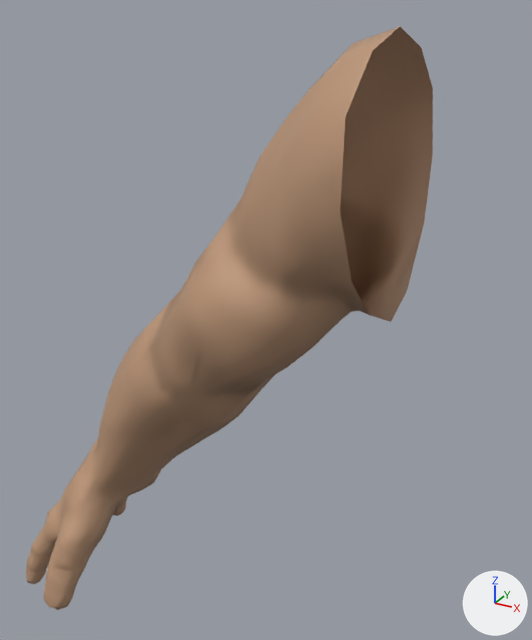
The Blender file Bodies/Human/Males/Strong/Body_Human_Male_Strong_ArmRight.blend, before and after one commit.
Rendered twice from a 50 mm camera at (-0.035, -0.572, 1.553) aimed at (-0.38, 0.055, 1.24). Lighting does not change. The marker at lower right points along +X, +Y and +Z. The first picture is the older version. The same objects are shown in both versions, whatever each file hides.

The first picture shows 'Body_Human_Male_Strong_ArmRight'.
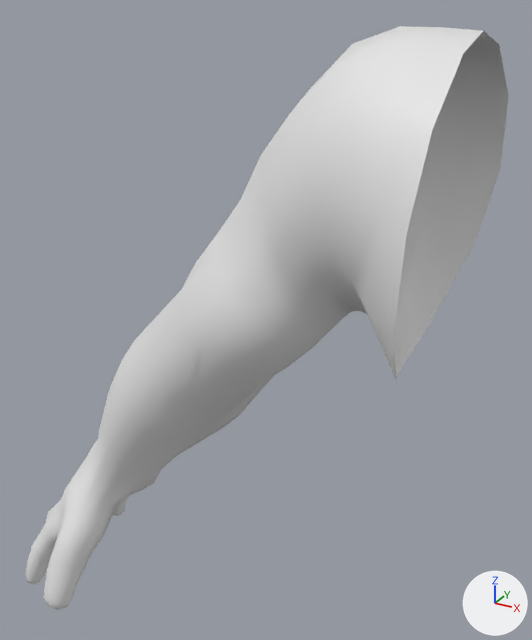
What differs and where, as boxes (x1, y1, x2, y2) in the pictures (532 x 640 px):
'Body_Human_Male_Strong_ArmRight', reshaped (19% wider): before (26, 27, 433, 610); after (26, 26, 509, 610)
part 1 of me_body_human_male_strong_armright, added: after (340, 26, 509, 381)
part 2 of me_body_human_male_strong_armright, recoloured (beige to white): (26, 27, 433, 610) in both

Patch to the scene script:
```diff
--- a/Bodies/Human/Males/Strong/Body_Human_Male_Strong_ArmRight.blend.py
+++ b/Bodies/Human/Males/Strong/Body_Human_Male_Strong_ArmRight.blend.py
@@ me_body_human_male_strong_armright @@
 # used by ob_body_human_male_strong_armright; location = (0.0, 0.0, 0.0)
-me_body_human_male_strong_armright.from_pydata(...)  # 741 vertices, 766 faces; spans x -0.683..-0.227, y -0.111..0.112, z 0.829..1.532
+me_body_human_male_strong_armright.from_pydata(...)  # 765 vertices, 790 faces; spans x -0.683..-0.171, y -0.135..0.133, z 0.829..1.532
+# me_body_human_male_strong_armright part 1
+# 24 vertices are added at x -0.23..-0.171, y -0.135..0.133, z 1.239..1.532
+# 24 new faces join them
+# me_body_human_male_strong_armright part 2: 766 faces spanning x -0.683..-0.227, y -0.111..0.112, z 0.829..1.532 switch from mat_material_body_human_male_strong to no material
```
